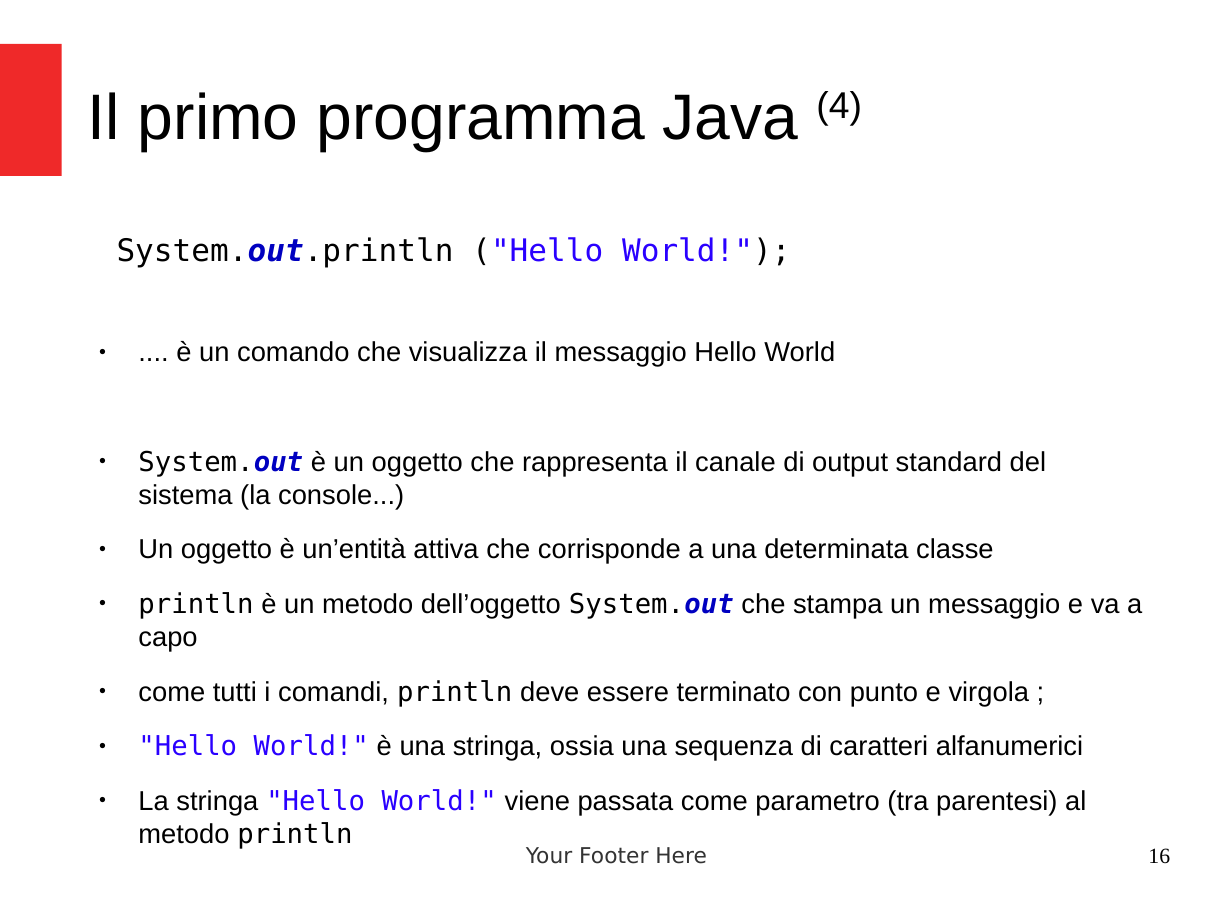
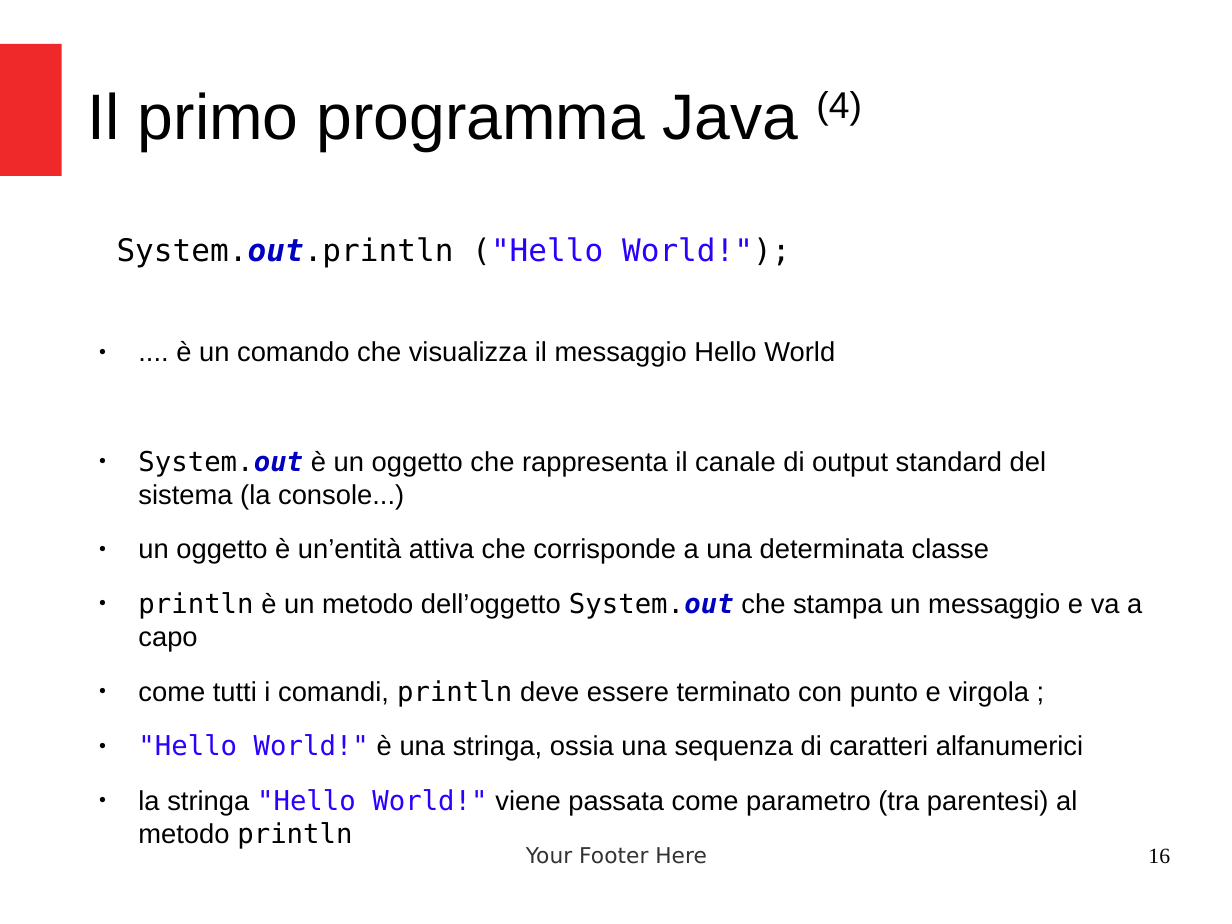
Before and after one commit to criluc/jdbc-tutorial, a slide deck: slide 16 of Introduzione a Java.odp. Drawn at 1232x924 pixels with LibreOffice and Linux fonts; fonts in the diff are those of the drawing. Boxes give left, top, right and bottom in pixels: in the first picture for what was removed or moved away, otherwise in the second. Text is boxed around its words. In the diff, an @@ line names an element or a change of style, - is before the commit and + after.

```diff
--- a/Introduzione a Java.odp
+++ b/Introduzione a Java.odp
@@ text at (x1=138, y1=538, x2=989, y2=563): text changed @@
-● Un oggetto è un’entità attiva che corrisponde a una determinata classe
+● un oggetto è un’entità attiva che corrisponde a una determinata classe
@@ text at (x1=138, y1=789, x2=1077, y2=849): text changed @@
-● La stringa "Hello World!" viene passata come parametro (tra parentesi) al metodo println
+● la stringa "Hello World!" viene passata come parametro (tra parentesi) al metodo println
```
Also in this commit, not shown: 20 other slides changed, 2 other files.
